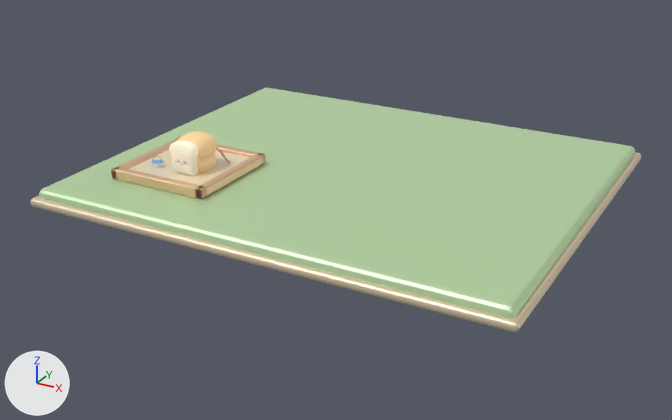
Before and after pictures for a commit that changed the glTF model game/art/models/buildings/playground/building_playground_L01.glb.
The view is the same before and after, from a 50 mm camera at (22.4, -42.9, 18.5) aimed at (-0.3, -1.6, -2.1). Arrows for +X, +Y and +Z are at lower left; the lights stay in place. The picture after the commit comes second. Where no turn or scale is listed for an object, it has been applied to the vertices.
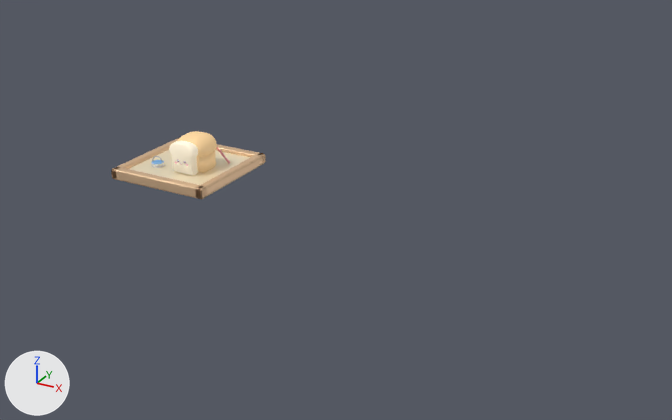
Pixel boxes (x1, y1, x2, y2) of what changed, in the pictures (672 x 420 px):
'Mesh_13', deleted (green)
    before: (39, 88, 635, 318)
'Mesh_14', deleted
    before: (31, 152, 641, 332)

What changed in the scene script:
```text
Remove ob_mesh_13:
    ob_mesh_13 = bpy.data.objects.new('Mesh_13', me_mesh_13)
    ob_mesh_13.location = (0.0, 0.0, 0.0)
Remove ob_mesh_14:
    ob_mesh_14 = bpy.data.objects.new('Mesh_14', me_mesh_14)
    ob_mesh_14.location = (0.0, 0.0, 0.0)
```
